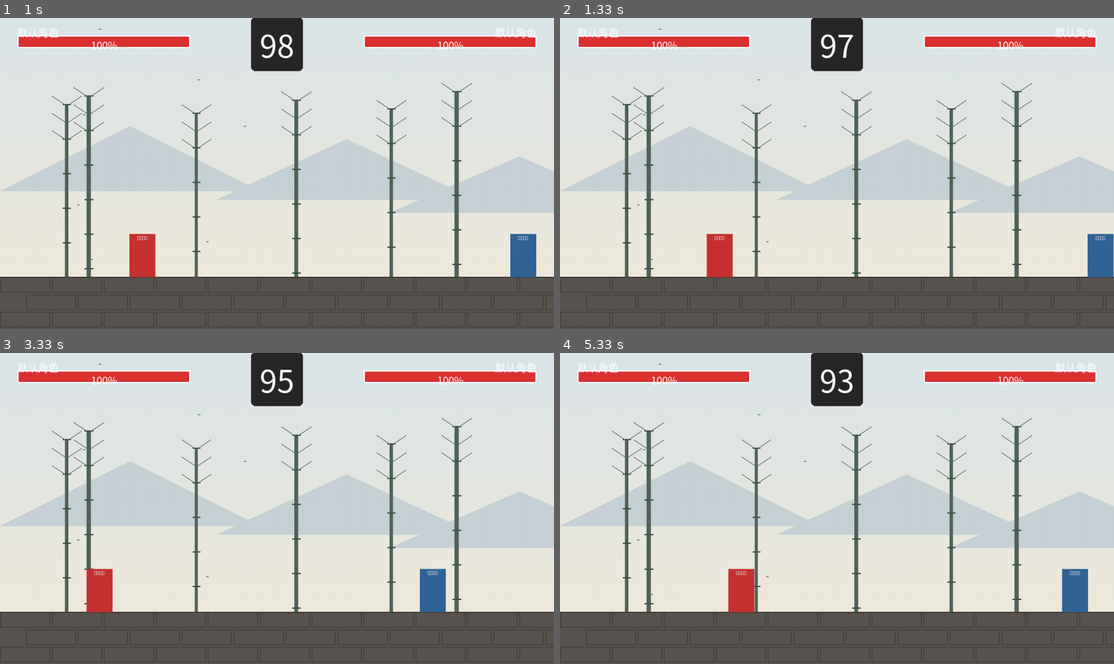
Above: before the commit, frames 1-4 (two rows, left to right).
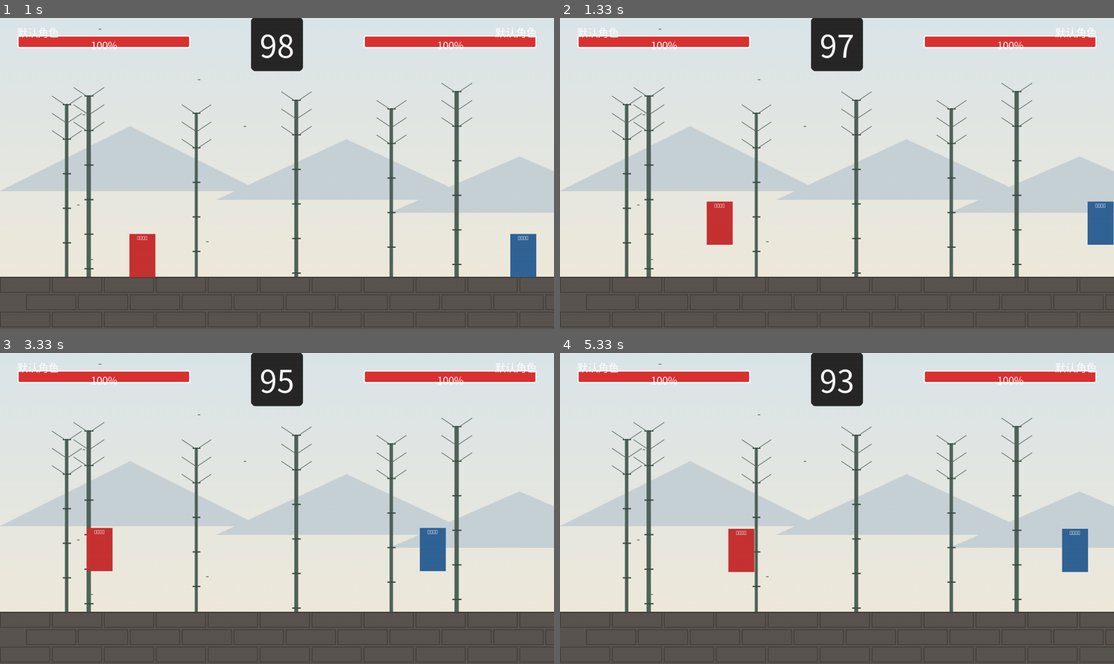
Above: after the commit, the same moments.

Repository: BreezeRidge/chinese-fighter
Game: pygame game, started from src/main.py
Two runs of this game, one before a commit and one after it. Both use one fixed random seed, a clock stepped at 60 frames per second and the inputs below.
Inputs:
- Up to frame 1 (1 s): tap E at 0.33 s; hold Right from 0.67 s (still down); hold D from 0.67 s (still down)
- Up to frame 2 (1.33 s): release Right at 1.13 s; release D at 1.13 s; hold Up from 1.17 s (still down); hold W from 1.17 s (still down)
- Up to frame 3 (3.33 s): release Up at 1.47 s; release W at 1.47 s; hold Right 1.5-1.97 s; hold D 1.5-1.97 s; hold Left 2-2.53 s; hold A 2-2.53 s; hold Left 2.57-2.97 s; hold A 2.57-2.97 s; hold Up from 3 s (still down); hold W from 3 s (still down)
- Up to frame 4 (5.33 s): release Up at 3.37 s; release W at 3.37 s; hold Right 3.4-4.03 s; hold D 3.4-4.03 s; hold Left 4.07-4.53 s; hold A 4.07-4.53 s; hold Right 4.57-5.03 s; hold D 4.57-5.03 s; hold Up from 5.07 s (still down); hold W from 5.07 s (still down)

Frame 1 is identical in both runs. In frame 2, 2.1% of the frame differs, in the area x 26-100%, y 58-84%; in frame 3, 2.5%, in the area x 15-81%, y 56-84%; in frame 4, 2.5%.

Commit message:
fix: v0.5.2 - 修复跳跃功能完全失效的严重Bug
根本原因：
_apply_physics() 逻辑顺序错误

错误逻辑：
1. 检查 pos_y >= GROUND_Y
2. 重置 vel_y = 0
3. 应用速度 pos_y += vel_y * dt  # vel_y已经是0！

修复逻辑：
1. 应用重力
2. 先应用速度 pos_y += vel_y * dt  # 使用跳跃速度
3. 再检查边界，如果超过地面才重置

测试：
- 跳跃速度-600能正常生效
- 角色能正常跳起
- 落地后正确重置

这是第三次修复跳跃Bug！

Diff:
--- a/src/fighter.py
+++ b/src/fighter.py
@@ -180,18 +180,20 @@
 
     def _apply_physics(self, dt: float):
         """应用物理模拟（重力、速度、边界）"""
-        # 重力
+        # 应用重力
         if self.pos_y < GROUND_Y:
             self.vel_y += GRAVITY * dt
-        else:
+
+        # 先应用速度（关键：在边界检查之前）
+        self.pos_x += self.vel_x * dt
+        self.pos_y += self.vel_y * dt
+
+        # 地面碰撞检测（在应用速度之后）
+        if self.pos_y >= GROUND_Y:
             self.pos_y = GROUND_Y
             self.vel_y = 0
             if self.state == FighterState.JUMP:
                 self.state = FighterState.IDLE
-
-        # 应用速度
-        self.pos_x += self.vel_x * dt
-        self.pos_y += self.vel_y * dt
 
         # 边界限制
         half_width = self.stats.width // 2
--- /dev/null
+++ b/test_jump.py
@@ -0,0 +1,64 @@
+"""
+测试脚本 - 验证跳跃功能
+"""
+import pygame
+import sys
+sys.path.insert(0, 'src')
+
+from fighter import Fighter
+from config import GROUND_Y
+
+pygame.init()
+screen = pygame.display.set_mode((800, 600))
+clock = pygame.time.Clock()
+
+# 创建角色
+fighter = Fighter(400, GROUND_Y, 'default', 1)
+
+print("=== 跳跃功能测试 ===")
+print(f"初始状态: pos_y={fighter.pos_y}, vel_y={fighter.vel_y}, state={fighter.state.name}")
+
+# 模拟游戏循环
+running = True
+frame = 0
+jump_pressed = False
+
+while running and frame < 120:  # 2秒（60fps）
+    dt = 0.016
+
+    # 在第10帧按下W键
+    if frame == 10:
+        jump_pressed = True
+        print(f"\n第{frame}帧: 模拟按下W键")
+    elif frame == 30:
+        jump_pressed = False
+        print(f"第{frame}帧: 松开W键")
+
+    # 获取按键状态
+    keys = pygame.key.get_pressed()
+
+    # 手动模拟按键（直接修改内部状态进行测试）
+    if jump_pressed:
+        # 直接调用跳跃逻辑
+        if fighter.pos_y >= GROUND_Y and fighter.state.name == 'IDLE':
+            fighter.vel_y = fighter.stats.jump_velocity
+            fighter.state = fighter.state.__class__.JUMP
+            print(f"  -> 触发跳跃: vel_y={fighter.vel_y}")
+
+    # 更新角色
+    fighter.update(dt, keys)
+
+    # 每15帧输出一次状态
+    if frame % 15 == 0:
+        print(f"第{frame}帧: pos_y={fighter.pos_y:.1f}, vel_y={fighter.vel_y:.1f}, state={fighter.state.name}")
+
+    frame += 1
+
+print(f"\n最终状态: pos_y={fighter.pos_y:.1f}, vel_y={fighter.vel_y:.1f}, state={fighter.state.name}")
+
+if fighter.pos_y < GROUND_Y or frame < 60:
+    print("✅ 跳跃测试通过！角色成功跳跃")
+else:
+    print("❌ 跳跃测试失败！角色没有跳跃")
+
+pygame.quit()
Not shown, added: TASK_EXECUTION_COMPLETE.md
